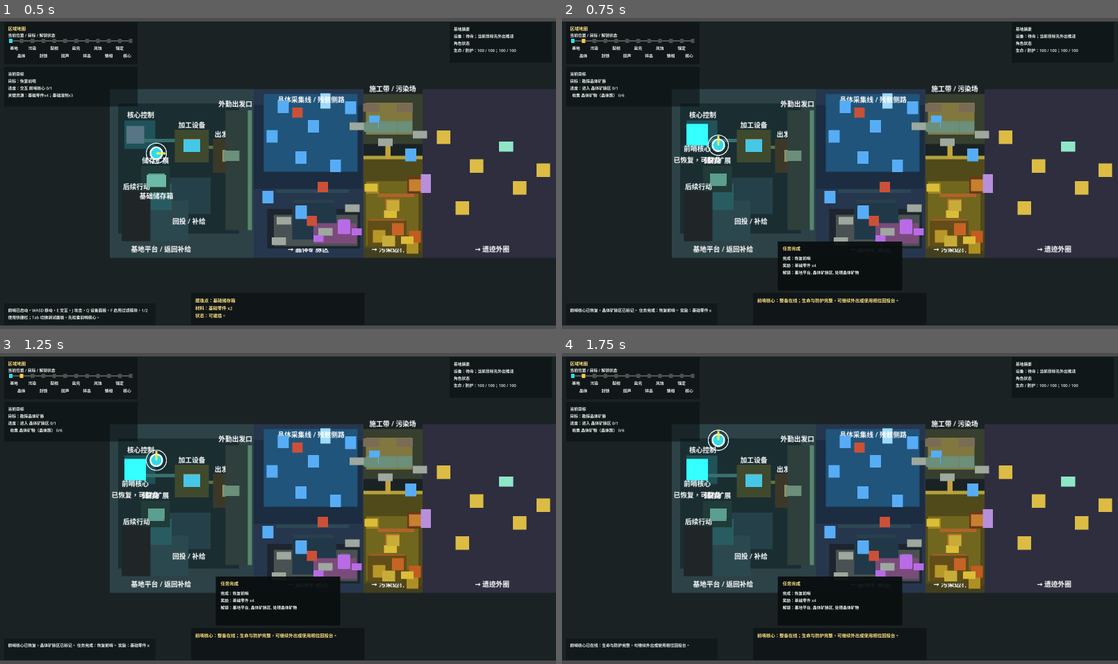
Above: before the commit, frames 1-4 (two rows, left to right).
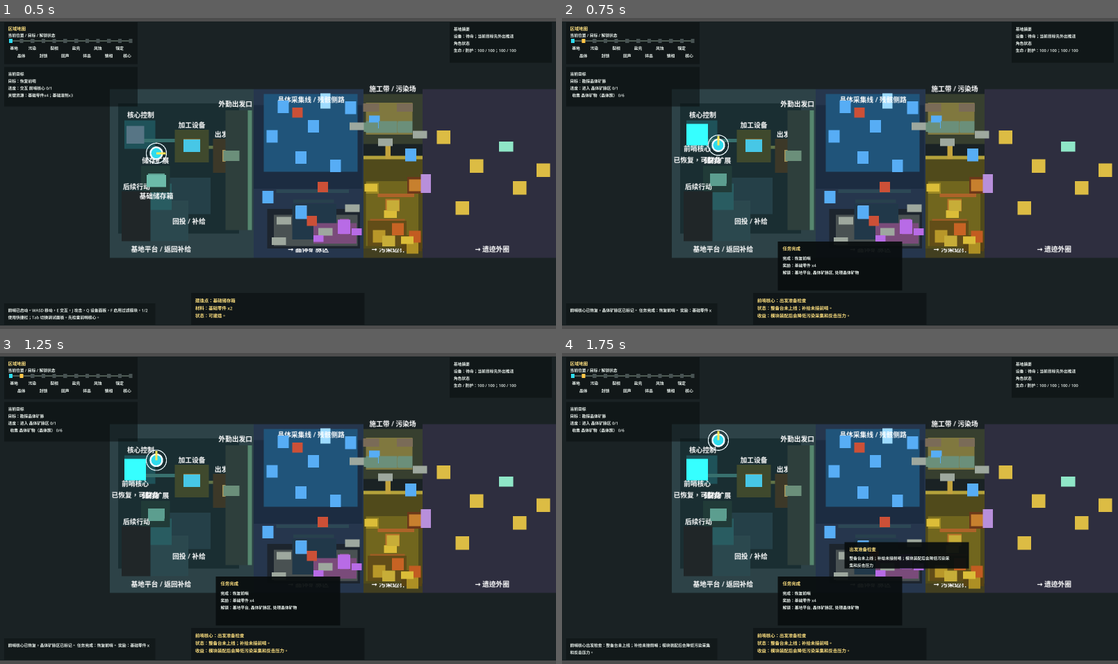
Above: after the commit, the same moments.

Repository: laugh0608/RadishCatalyst
Game: Godot game, scene res://scenes/boot/Boot.tscn
The game is run twice, just before and just after one commit, with the same random seed, the same clock (stepped at 60 frames per second) and the same inputs.
Inputs (mouse positions are in pixels of both pictures, inside the frame that each line leads up to):
- Up to frame 1 (0.5 s): no input
- Up to frame 2 (0.75 s): tap Enter at 0.5 s; move the mouse to (812, 235) at 0.52 s; hold W (move_up) from 0.53 s (still down); tap E (interact) at 0.6 s; click (812, 235) at 0.67 s
- Up to frame 3 (1.25 s): keep holding W (move_up)
- Up to frame 4 (1.75 s): keep holding W (move_up); move the mouse to (1006, 555) at 1.27 s; tap J (attack) at 1.35 s; tap E (interact) at 1.55 s

Frame 1 is identical in both runs. In frame 2, 0.6% of the frame differs, in the area x 35-61%, y 90-97%; in frame 3, 0.6%; in frame 4, 2.7%, in the area x 1-74%, y 60-98%.

Commit message:
feat: 统一基地出发准备读法
- 新增 DepartureReadinessFormatter 聚合模块、补给和承压收益状态

- 前哨核心无补给可恢复时也返回出发准备检查反馈

- 同步 HUD、对象提示、自动检查和本周周志

Diff:
--- a/client/scripts/checks/field_outfitting_station_check.gd
+++ b/client/scripts/checks/field_outfitting_station_check.gd
@@ -89,7 +89,8 @@
 		outfitting_world,
 		outfitting_character
 	)
-	host._expect_text_contains(status_text, "整备台：基础过滤模块已生效", "field outfitting station HUD summary")
+	host._expect_text_contains(status_text, "出发准备：模块已装", "field outfitting station HUD summary")
+	host._expect_text_contains(status_text, "收益：模块装配后会降低污染采集和反击压力", "field outfitting station HUD payoff")
 	outfitting_world.add_base_structure(
 		"structure.basic_storage_build_site",
 		"building.basic_storage",
@@ -109,11 +110,16 @@
 		outfitting_world,
 		outfitting_character
 	)
-	host._expect_text_contains(supply_status_text, "整备台：基础过滤模块已生效", "field outfitting station keeps module status with supplies")
+	host._expect_text_contains(supply_status_text, "出发准备：模块已装", "field outfitting station keeps module status with supplies")
 	host._expect_text_contains(
 		supply_status_text,
-		"出发补给：回前哨核心补修复凝胶 / 抗污染药剂 x1",
+		"回前哨核心补修复凝胶 / 抗污染药剂",
 		"field outfitting station HUD summary includes departure supply restock"
+	)
+	host._expect_text_contains(
+		supply_status_text,
+		"收益：污染采集和污染战斗承压下降",
+		"field outfitting station HUD summary explains pressure payoff"
 	)
 	var map := VerticalSliceMapScene.instantiate() as VerticalSliceMap
 	root.add_child(map)
--- a/client/scripts/checks/interaction_feedback_prompt_check.gd
+++ b/client/scripts/checks/interaction_feedback_prompt_check.gd
@@ -246,7 +246,7 @@
 	outpost_character.inventory.consume_ref("item.repair_gel", 1)
 	host._expect_text_contains(
 		formatter.format_outpost_core_prompt(outpost_world, outpost_character),
-		"基础储存箱可补修复凝胶",
+		"操作：E 补修复凝胶",
 		"outpost prompt exposes storage restock"
 	)
 	var outpost_refit_result := GatherSystem.new(host.data_registry).interact_with_object(
@@ -261,10 +261,33 @@
 		"基础储存箱补修复凝胶",
 		"outpost refit consumes storage benefit"
 	)
+	host._expect_text_contains(
+		String(outpost_refit_result.get("message", "")),
+		"出发检查",
+		"outpost refit includes departure readiness detail"
+	)
 	host._expect_equal(
 		int(outpost_character.inventory.items.get("item.repair_gel", 0)),
 		1,
 		"outpost storage restocks repair gel to one"
+	)
+	var outpost_ready_result := GatherSystem.new(host.data_registry).interact_with_object(
+		"map_object_instance.outpost_core",
+		"building.outpost_core",
+		"outpost_core",
+		outpost_character,
+		outpost_world
+	)
+	host._expect_text_contains(
+		String(outpost_ready_result.get("message", "")),
+		"前哨核心出发检查",
+		"outpost core reports readiness when nothing needs restock"
+	)
+	var outpost_ready_feedback: Dictionary = outpost_ready_result.get("supply_feedback", {})
+	host._expect_equal(
+		String(outpost_ready_feedback.get("title", "")),
+		"出发准备检查",
+		"outpost core ready feedback title"
 	)
 
 	var outpost_supply_world := WorldState.create_default()
@@ -286,7 +309,7 @@
 	outpost_supply_character.inventory.consume_ref("item.repair_gel", 1)
 	host._expect_text_contains(
 		formatter.format_outpost_core_prompt(outpost_supply_world, outpost_supply_character),
-		"基础储存箱可补修复凝胶 / 抗污染药剂",
+		"操作：E 补修复凝胶 / 抗污染药剂",
 		"outpost prompt exposes storage vial restock"
 	)
 	var outpost_supply_result := GatherSystem.new(host.data_registry).interact_with_object(
--- a/client/scripts/checks/region_prompt_check.gd
+++ b/client/scripts/checks/region_prompt_check.gd
@@ -132,10 +132,10 @@
 	var outpost_prompt_character := CharacterState.create_default()
 	host._expect_text_contains(formatter.format_outpost_core_prompt(outpost_prompt_world, outpost_prompt_character), "按 E 恢复", "outpost core restore prompt")
 	outpost_prompt_world.quest_state.completed_quest_ids.append("quest.restore_outpost")
-	host._expect_text_contains(formatter.format_outpost_core_prompt(outpost_prompt_world, outpost_prompt_character), "整备在线", "outpost core ready prompt at full vitals")
+	host._expect_text_contains(formatter.format_outpost_core_prompt(outpost_prompt_world, outpost_prompt_character), "出发准备检查", "outpost core ready prompt at full vitals")
 	outpost_prompt_character.health = 74.0
 	outpost_prompt_character.protection = 56.0
-	host._expect_text_contains(formatter.format_outpost_core_prompt(outpost_prompt_world, outpost_prompt_character), "按 E 整备", "outpost core refill prompt")
+	host._expect_text_contains(formatter.format_outpost_core_prompt(outpost_prompt_world, outpost_prompt_character), "操作：E 恢复生命 / 防护", "outpost core refill prompt")
 	var relay_anchor_world := WorldState.create_default()
 	var relay_anchor_character := CharacterState.create_default()
 	host._expect_text_contains(formatter.format_phase_return_anchor_prompt(relay_anchor_world, relay_anchor_character), "先回基地整理深段读数矩阵", "phase relay anchor blocked prompt")
--- a/client/scripts/systems/gather_system.gd
+++ b/client/scripts/systems/gather_system.gd
@@ -234,8 +234,16 @@
 	var restoration := character_state.restore_vitals_to_full()
 	var restored_health := float(restoration.get("restored_health", 0.0))
 	var restored_protection := float(restoration.get("restored_protection", 0.0))
+	var readiness_detail := DepartureReadinessFormatter.format_feedback_detail(world_state, character_state)
 	if restored_health <= 0.0 and restored_protection <= 0.0 and supply_detail.is_empty():
-		return _success("前哨核心已在线：生命与防护完整，可继续外出或使用相位回投台。")
+		return {
+			"success": true,
+			"message": "前哨核心出发检查：%s。" % readiness_detail,
+			"supply_feedback": {
+				"title": "出发准备检查",
+				"detail": readiness_detail
+			}
+		}
 
 	var detail_parts: Array[String] = []
 	var vitals_detail := _format_outpost_core_refit_detail(character_state, restored_health, restored_protection)
@@ -243,6 +251,7 @@
 		detail_parts.append(vitals_detail)
 	if not supply_detail.is_empty():
 		detail_parts.append(supply_detail)
+	detail_parts.append("出发检查：%s" % readiness_detail)
 	var detail := "；".join(detail_parts)
 	return {
 		"success": true,
--- /dev/null
+++ b/client/scripts/ui/departure_readiness_formatter.gd
@@ -0,0 +1,140 @@
+extends RefCounted
+class_name DepartureReadinessFormatter
+
+
+static func format_hud_summary(world_state: WorldState, character_state: CharacterState) -> Array[String]:
+	if world_state.current_region_id != "region.outpost_platform":
+		return []
+	if not _has_any_departure_facility(world_state) and not _can_build_outfitting_station(character_state):
+		return []
+	return [
+		"出发准备：%s；%s" % [
+			format_module_state(world_state, character_state),
+			format_supply_state(world_state, character_state)
+		],
+		"收益：%s" % format_pressure_payoff(world_state)
+	]
+
+
+static func format_outpost_core_prompt(world_state: WorldState, character_state: CharacterState) -> String:
+	var restock_names := get_restock_supply_names(world_state, character_state)
+	var parts: Array[String] = ["前哨核心：出发准备检查"]
+	parts.append("状态：%s；%s。" % [
+		format_module_state(world_state, character_state),
+		format_supply_state(world_state, character_state)
+	])
+	parts.append("收益：%s。" % format_pressure_payoff(world_state))
+	if not restock_names.is_empty():
+		parts.append("操作：E 补%s并恢复生命 / 防护。" % " / ".join(restock_names))
+	elif not character_state.are_vitals_full():
+		parts.append("操作：E 恢复生命 / 防护。")
+	else:
+		parts.append("操作：E 检查整备状态。")
+	return "\n".join(parts)
+
+
+static func format_outfitting_station_prompt(world_state: WorldState, character_state: CharacterState) -> String:
+	var parts: Array[String] = ["设施：出发整备台"]
+	parts.append("状态：%s；%s。" % [
+		format_module_state(world_state, character_state),
+		format_supply_state(world_state, character_state)
+	])
+	parts.append("收益：%s。" % format_pressure_payoff(world_state))
+	return "\n".join(parts)
+
+
+static func format_feedback_detail(world_state: WorldState, character_state: CharacterState) -> String:
+	return "%s；%s；%s" % [
+		format_module_state(world_state, character_state),
+		format_supply_state(world_state, character_state),
+		format_pressure_payoff(world_state)
+	]
+
+
+static func format_module_state(world_state: WorldState, character_state: CharacterState) -> String:
+	if String(character_state.equipment.get("suit_module", "")) == "equipment.filter_module_t1":
+		return "模块已装"
+	if world_state.has_base_structure_definition("building.field_outfitting_station"):
+		if character_state.inventory.has_ref("equipment.filter_module_t1", 1):
+			return "模块待装"
+		return "缺基础过滤模块"
+	if _can_build_outfitting_station(character_state):
+		return "可建整备台"
+	return "整备台未上线"
+
+
+static func format_supply_state(world_state: WorldState, character_state: CharacterState) -> String:
+	if not world_state.has_base_structure_definition("building.basic_storage"):
+		return "补给未接前哨"
+	var restock_names := get_restock_supply_names(world_state, character_state)
+	if not restock_names.is_empty():
+		return "回前哨核心补%s" % " / ".join(restock_names)
+	var ready_names := get_ready_supply_names(world_state, character_state)
+	if ready_names.is_empty():
+		return "补给待处理"
+	return "%s已备" % " / ".join(ready_names)
+
+
+static func format_pressure_payoff(world_state: WorldState) -> String:
+	if _is_core_stabilization_available(world_state):
+		return "污染承压下降，药剂可参与核心写入排压"
+	if _is_vial_supply_available(world_state):
+		return "污染采集和污染战斗承压下降"
+	return "模块装配后会降低污染采集和反击压力"
+
+
+static func get_restock_supply_names(world_state: WorldState, character_state: CharacterState) -> Array[String]:
+	var names: Array[String] = []
+	if not world_state.has_base_structure_definition("building.basic_storage"):
+		return names
+	if not character_state.inventory.has_ref("item.repair_gel", 1):
+		names.append("修复凝胶")
+	if _can_restock_vial(world_state, character_state):
+		names.append("抗污染药剂")
+	return names
+
+
+static func get_ready_supply_names(world_state: WorldState, character_state: CharacterState) -> Array[String]:
+	var names: Array[String] = []
+	if character_state.inventory.has_ref("item.repair_gel", 1):
+		names.append("修复凝胶")
+	if _is_vial_supply_available(world_state) and character_state.inventory.has_ref("item.resistance_vial_t1", 1):
+		names.append("抗污染药剂")
+	return names
+
+
+static func _can_restock_vial(world_state: WorldState, character_state: CharacterState) -> bool:
+	return _is_vial_supply_available(world_state) and not character_state.inventory.has_ref("item.resistance_vial_t1", 1)
+
+
+static func _is_vial_supply_available(world_state: WorldState) -> bool:
+	return (
+		world_state.has_base_structure_definition("building.pollution_filter")
+		and (
+			world_state.quest_state.has_completed_quest("quest.enter_pollution_edge")
+			or world_state.quest_state.get_objective_progress("quest.enter_pollution_edge", "craft_item", "item.resistance_vial_t1") >= 1.0
+		)
+	)
+
+
+static func _is_core_stabilization_available(world_state: WorldState) -> bool:
+	if world_state.unlocked_region_ids.has("region.demo_stabilization_core"):
+		return true
+	for quest_id in CoreStabilizationPressureFormatter.CORE_QUEST_IDS:
+		if world_state.quest_state.has_active_quest(quest_id) or world_state.quest_state.has_completed_quest(quest_id):
+			return true
+	return false
+
+
+static func _has_any_departure_facility(world_state: WorldState) -> bool:
+	return (
+		world_state.has_base_structure_definition("building.basic_storage")
+		or world_state.has_base_structure_definition("building.field_outfitting_station")
+	)
+
+
+static func _can_build_outfitting_station(character_state: CharacterState) -> bool:
+	return (
+		character_state.inventory.has_ref("item.basic_parts", 2)
+		and character_state.inventory.has_ref("item.salvage_scrap", 1)
+	)
--- a/client/scripts/ui/hud_status_presenter.gd
+++ b/client/scripts/ui/hud_status_presenter.gd
@@ -263,9 +263,6 @@
 	var outfitting_summary := _format_outfitting_station_summary(world_state, character_state)
 	if not outfitting_summary.is_empty():
 		return outfitting_summary
-	var storage_summary := _format_basic_storage_summary(world_state, character_state)
-	if not storage_summary.is_empty():
-		return storage_summary
 
 	return ["设备：待命；当前目标先外出推进"]
 
@@ -278,17 +275,6 @@
 		and world_state.quest_state.has_active_quest("quest.choose_phase_survey_action")
 		and world_state.quest_state.has_active_quest("quest.choose_pressure_clearance_action")
 	)
-
-
-func _format_basic_storage_summary(world_state: WorldState, character_state: CharacterState) -> Array[String]:
-	if world_state.current_region_id != "region.outpost_platform":
-		return []
-	if not world_state.has_base_structure_definition("building.basic_storage"):
-		return []
-	var supply_summary := _format_departure_supply_summary(world_state, character_state)
-	if not supply_summary.is_empty():
-		return [supply_summary]
-	return []
 
 
 func _format_pollution_slurry_reclaim_summary(
@@ -315,59 +301,7 @@
 
 
 func _format_outfitting_station_summary(world_state: WorldState, character_state: CharacterState) -> Array[String]:
-	if world_state.current_region_id != "region.outpost_platform":
-		return []
-	if world_state.has_base_structure_definition("building.field_outfitting_station"):
-		var supply_summary := _format_departure_supply_summary(world_state, character_state)
-		if String(character_state.equipment.get("suit_module", "")) == "equipment.filter_module_t1":
-			var equipped_lines := ["整备台：基础过滤模块已生效"]
-			if not supply_summary.is_empty():
-				equipped_lines.append(supply_summary)
-			return equipped_lines
-		if character_state.inventory.has_ref("equipment.filter_module_t1", 1):
-			var pending_lines := ["整备台：回基地按 E 装入基础过滤模块"]
-			if not supply_summary.is_empty():
-				pending_lines.append(supply_summary)
-			return pending_lines
-		return ["整备台：缺基础过滤模块，先用基础反应器组装"]
-	if (
-		character_state.inventory.has_ref("item.basic_parts", 2)
-		and character_state.inventory.has_ref("item.salvage_scrap", 1)
-	):
-		return ["可建造：出发整备台；收益：装配防护服模块"]
-	return []
-
-
-func _format_departure_supply_summary(world_state: WorldState, character_state: CharacterState) -> String:
-	if not world_state.has_base_structure_definition("building.basic_storage"):
-		return ""
-
-	var missing_supplies: Array[String] = []
-	var ready_supplies: Array[String] = []
-	if character_state.inventory.has_ref("item.repair_gel", 1):
-		ready_supplies.append("修复凝胶")
-	else:
-		missing_supplies.append("修复凝胶")
-
-	if _is_basic_storage_vial_supply_available(world_state):
-		if character_state.inventory.has_ref("item.resistance_vial_t1", 1):
-			ready_supplies.append("抗污染药剂")
-		else:
-			missing_supplies.append("抗污染药剂")
-
-	if not missing_supplies.is_empty():
-		return "出发补给：回前哨核心补%s x1" % " / ".join(missing_supplies)
-	return "出发补给：%s备用已接入前哨核心" % " / ".join(ready_supplies)
-
-
-func _is_basic_storage_vial_supply_available(world_state: WorldState) -> bool:
-	return (
-		world_state.has_base_structure_definition("building.pollution_filter")
-		and (
-			world_state.quest_state.has_completed_quest("quest.enter_pollution_edge")
-			or world_state.quest_state.get_objective_progress("quest.enter_pollution_edge", "craft_item", "item.resistance_vial_t1") >= 1.0
-		)
-	)
+	return DepartureReadinessFormatter.format_hud_summary(world_state, character_state)
 
 
 func _format_goal_name(data_registry: DataRegistry, world_state: WorldState, quest_id: String) -> String:
--- a/client/scripts/ui/interaction_prompt_formatter.gd
+++ b/client/scripts/ui/interaction_prompt_formatter.gd
@@ -154,27 +154,20 @@
 
 
 func format_outfitting_station_prompt(character_state: CharacterState, world_state: WorldState) -> String:
-	var parts: Array[String] = ["设施：%s" % _get_display_name("building.field_outfitting_station")]
-	parts.append("用途：把基地制造出的模块装入防护服，让外勤承压差异从 HUD 提示变成可操作整备。")
 	if not world_state.has_base_structure_definition("building.field_outfitting_station"):
-		parts.append("状态：未建成。")
-		parts.append("下一步：先完成基地平台的出发整备台建造点。")
-		return "\n".join(parts)
+		return "设施：%s\n用途：把基地制造出的模块装入防护服，让外勤承压差异从 HUD 提示变成可操作整备。\n状态：未建成。\n下一步：先完成基地平台的出发整备台建造点。" % _get_display_name("building.field_outfitting_station")
 
 	var module_id := "equipment.filter_module_t1"
+	var parts: Array[String] = [DepartureReadinessFormatter.format_outfitting_station_prompt(world_state, character_state)]
 	if String(character_state.equipment.get("suit_module", "")) == module_id:
-		parts.append("状态：基础过滤模块已生效；污染消耗 x%.2f。" % character_state.get_pollution_drain_multiplier(data_registry))
-		parts.append("下一步：带模块进入污染边界，或回基地补药剂后再深入。")
+		parts.append("防护服：污染消耗 x%.2f。" % character_state.get_pollution_drain_multiplier(data_registry))
 		parts.append("操作：E 检查整备状态")
 		return "\n".join(parts)
 
 	if character_state.inventory.has_ref(module_id, 1):
-		parts.append("状态：基础过滤模块待装配。")
-		parts.append("收益：装入后降低污染消耗，并缓冲污染敌人反击。")
 		parts.append("操作：E 装配基础过滤模块")
 		return "\n".join(parts)
 
-	parts.append("状态：缺少基础过滤模块。")
 	parts.append("下一步：用基础反应器组装基础过滤模块，再回整备台装入防护服。")
 	parts.append("操作：E 查看缺料")
 	return "\n".join(parts)
@@ -509,34 +502,7 @@
 func format_outpost_core_prompt(world_state: WorldState, character_state: CharacterState) -> String:
 	if not world_state.quest_state.has_completed_quest("quest.restore_outpost"):
 		return "按 E 恢复：前哨核心，重启基础导航。"
-	var restock_names := _get_basic_storage_restock_names(world_state, character_state)
-	if not restock_names.is_empty():
-		return "按 E 整备：前哨核心，基础储存箱可补%s。" % " / ".join(restock_names)
-	if character_state.are_vitals_full():
-		return "前哨核心：整备在线；生命与防护完整，可继续外出或使用相位回投台。"
-	return "按 E 整备：前哨核心，恢复生命与防护。"
-
-
-func _get_basic_storage_restock_names(world_state: WorldState, character_state: CharacterState) -> Array[String]:
-	var names: Array[String] = []
-	if not world_state.has_base_structure_definition("building.basic_storage"):
-		return names
-	if not character_state.inventory.has_ref("item.repair_gel", 1):
-		names.append("修复凝胶")
-	if _can_restock_basic_storage_vial(world_state, character_state):
-		names.append("抗污染药剂")
-	return names
-
-
-func _can_restock_basic_storage_vial(world_state: WorldState, character_state: CharacterState) -> bool:
-	return (
-		world_state.has_base_structure_definition("building.pollution_filter")
-		and not character_state.inventory.has_ref("item.resistance_vial_t1", 1)
-		and (
-			world_state.quest_state.has_completed_quest("quest.enter_pollution_edge")
-			or world_state.quest_state.get_objective_progress("quest.enter_pollution_edge", "craft_item", "item.resistance_vial_t1") >= 1.0
-		)
-	)
+	return DepartureReadinessFormatter.format_outpost_core_prompt(world_state, character_state)
 
 
 func format_ruin_gate_prompt(world_state: WorldState, character_state: CharacterState = null) -> String:
Not shown, added: client/scripts/ui/departure_readiness_formatter.gd.uid
Not shown, changed: docs/devlogs/2026-W24.md
